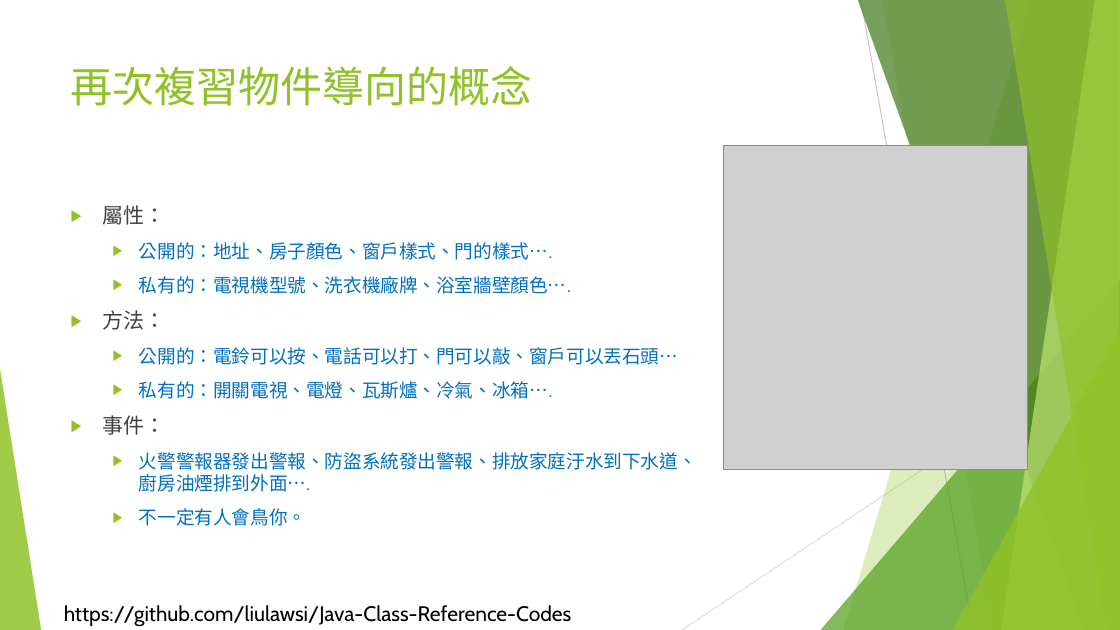
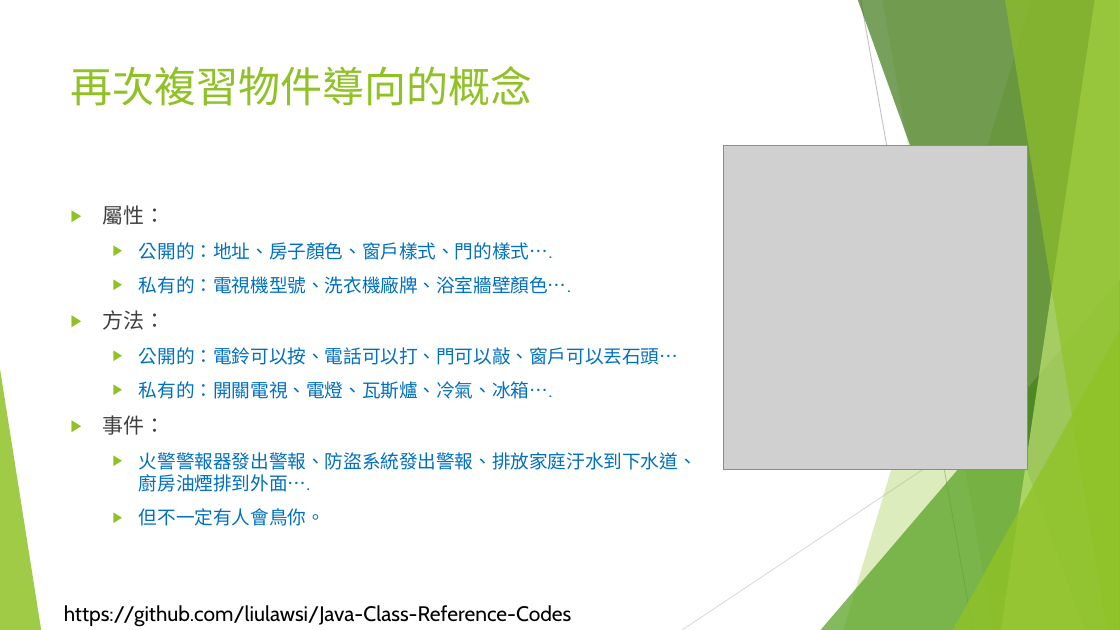
Before and after one commit to liulawsi/My_PPTs, a slide deck: slide 19 of LCC/Java/10_物件導向程式設計.pptx. Drawn at 1120x630 pixels with LibreOffice and Linux fonts; fonts in the diff are those of the drawing; grey boxes stand for pictures; background and template pictures are left out. Boxes give left, top, right and bottom in pixels: in the first picture for what was removed or moved away, otherwise in the second. Text is boxed around its words. In the diff, an @@ line names an element or a change of style, - is before the commit and + after.

Commit message:
20210916

```diff
--- a/LCC/Java/10_物件導向程式設計.pptx
+++ b/LCC/Java/10_物件導向程式設計.pptx
@@ text at bbox=[139, 508, 325, 526]: text changed @@
-  ▶ 不一定有人會鳥你。
+  ▶ 但不一定有人會鳥你。
```
Also in this commit, not shown: 1 other slide changed.
